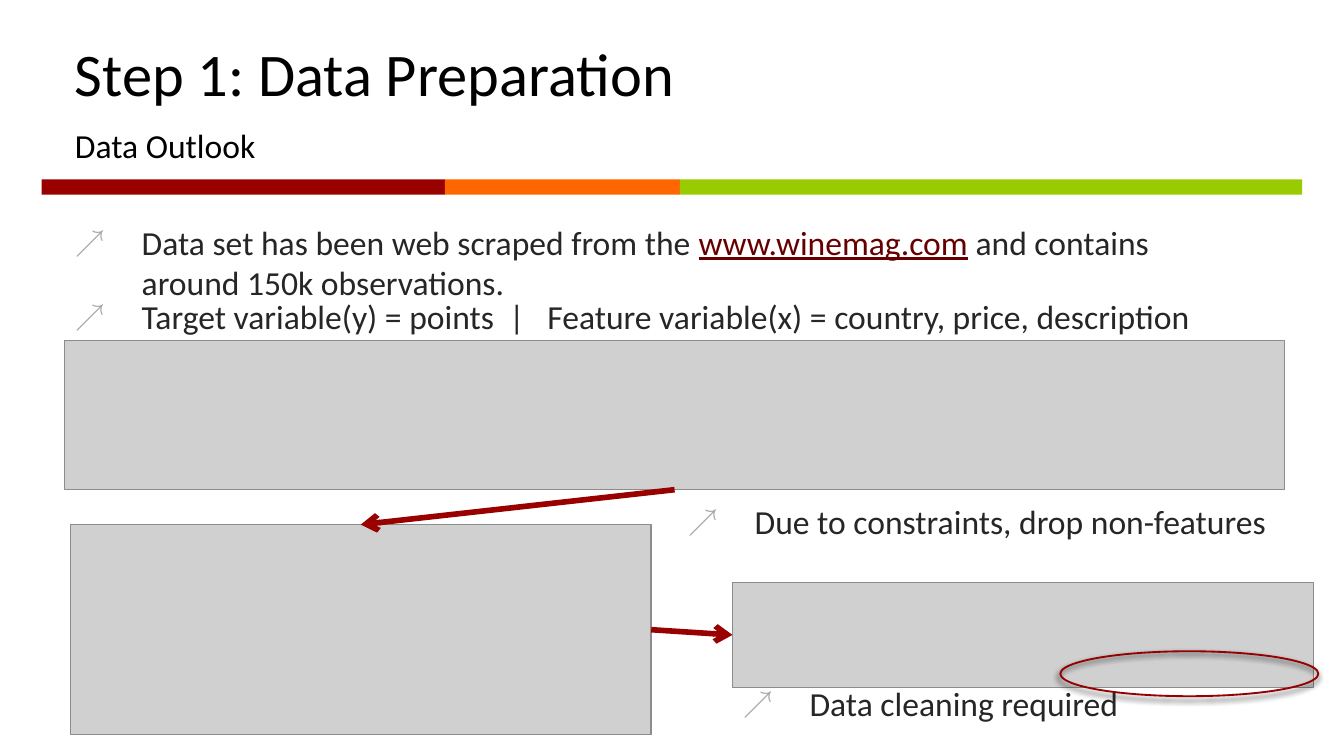
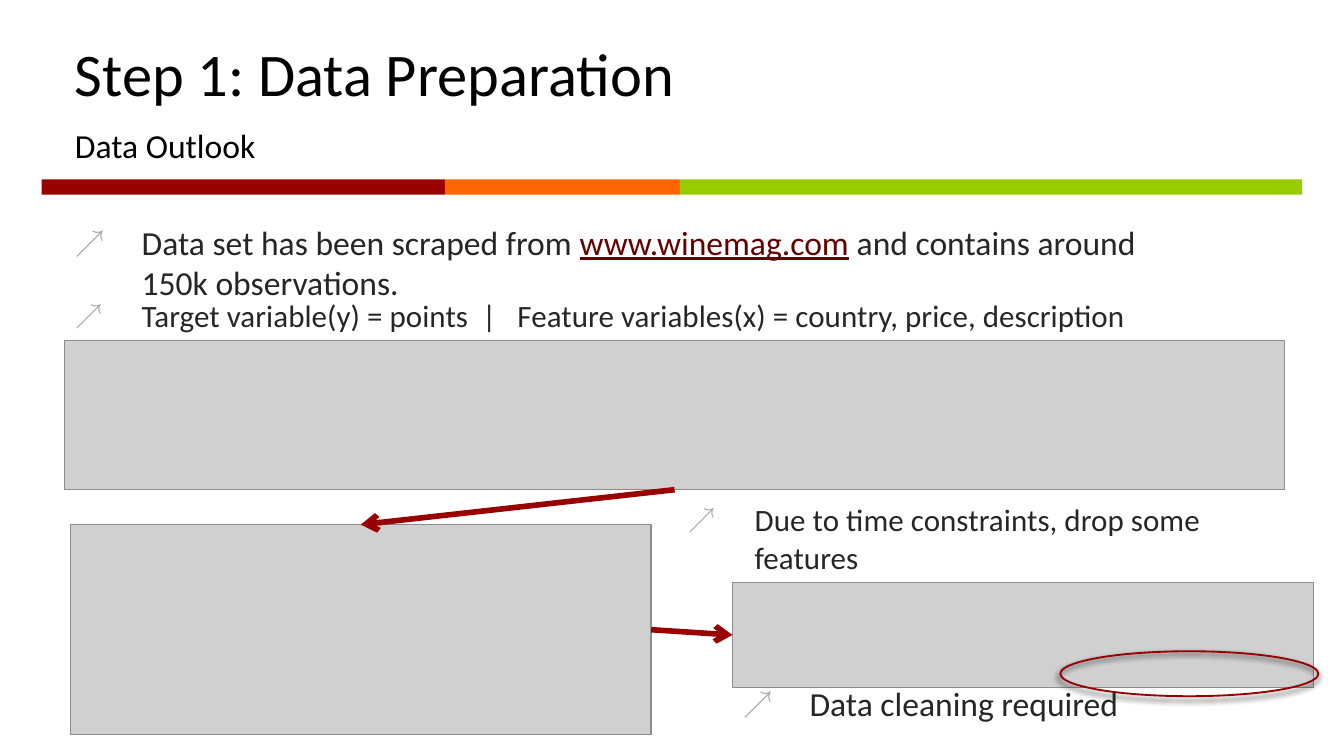
Before and after one commit to linreg2/Project1, a slide deck: slide 3 of project1_presentation.pptx. Drawn at 1344x756 pixels with LibreOffice and Linux fonts; fonts in the diff are those of the drawing; grey boxes stand for pictures; background and template pictures are left out. Boxes give left, top, right and bottom in pixels: in the first picture for what was removed or moved away, otherwise in the second. Text is boxed around its words. In the diff, an @@ line names an element or a change of style, - is before the commit and + after.

```diff
--- a/project1_presentation.pptx
+++ b/project1_presentation.pptx
@@ text at (142, 231, 1136, 296): text changed @@
-↗ Data set has been web scraped from the www.winemag.com and contains around 150k observations.
+↗ Data set has been scraped from www.winemag.com and contains around 150k observations.
@@ text at (142, 304, 1124, 333): text changed; size 18 to 16.6 pt @@
-↗ Target variable(y) = points | Feature variable(x) = country, price, description
+↗ Target variable(y) = points | Feature variables(x) = country, price, description
@@ text at (755, 509, 1200, 570): text changed; size 18 to 16.6 pt @@
-↗ Due to constraints, drop non-features
+↗ Due to time constraints, drop some features
```
Also in this commit, not shown: 12 other slides changed, 2 other files.
